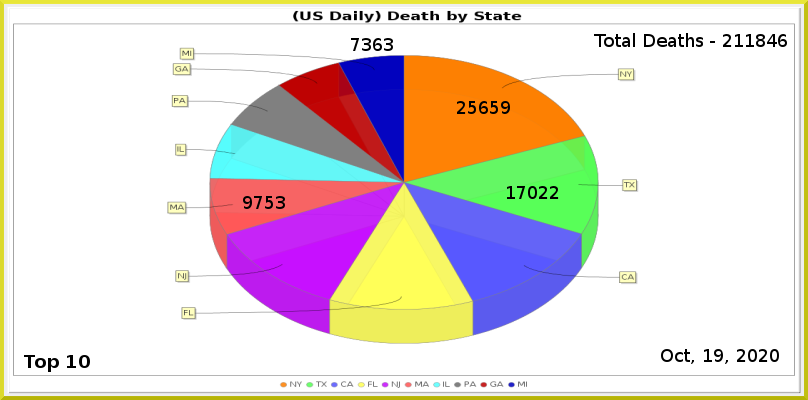
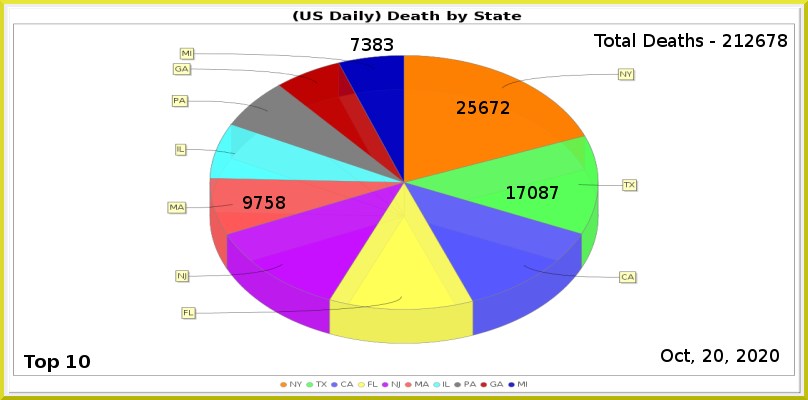
Before/after of a 808x400 layered artwork. What changed in the layer stack:
painted on "Least" over [373,38,382,51]
painted on "MA" over [276,196,285,209]
painted on "CA" over [539,186,559,199]
painted on "NY" over [490,101,510,114]
renamed "Total Deaths - 211846" to "Total Deaths - 212678", painted on it over [745,34,787,47]
painted on "Current Date" over [703,349,723,362]
